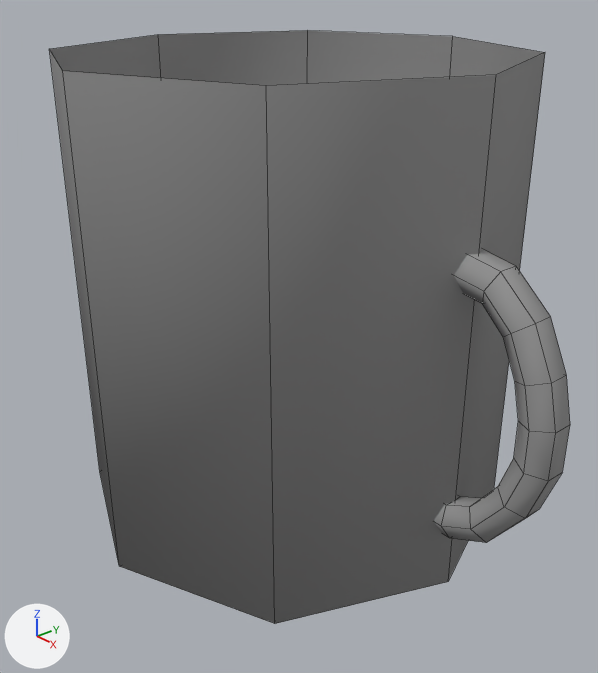
Before and after pictures for a commit that changed the Blender file client_001/libs/artefakte/tace.blend.
Rendered twice from a camera (50 mm lens) standing at (2.1, -1.8, 1.89) and looking at (0.19, -0.14, 0.73). Arrows for +X, +Y and +Z are at lower left; the lights stay in place. Mesh edges are drawn as thin lines.

In view in the first picture: 'Tace'.
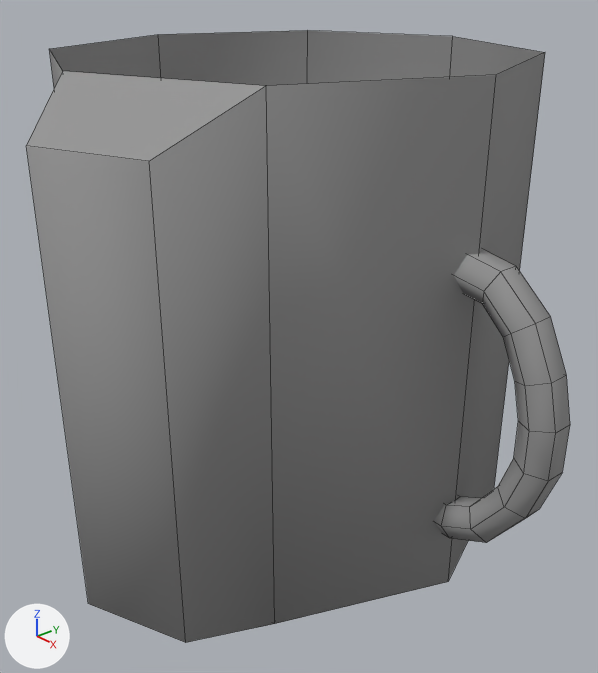
Changed parts and their boxes [x1, y1, x2, y2] in the pictures (598 x 673 px):
'Tace', reshaped
    before: [49, 30, 570, 624]
    after: [26, 30, 570, 643]
part 1 of me_cylinder_001, built on
    before: [63, 71, 275, 624]
    after: [26, 71, 275, 643]

Patch to the scene script:
```diff
--- a/client_001/libs/artefakte/tace.blend.py
+++ b/client_001/libs/artefakte/tace.blend.py
@@ me_cylinder_001 @@
 me_cylinder_001.from_pydata(...)  # 77 vertices, 70 faces; spans x -0.79..1.11, y -0.79..0.79, z 0.0..1.62
 # used by ob_tace; location = (0.0, 0.0, 0.0)
 # verts and faces of me_cylinder_001; kept vertices keep their numbers, new ones are numbered from 77
 # before: 66 (0.56, -0.56, 0.0) at pixel (274, 623), 67 (0.56, -0.56, 1.62) at pixel (266, 85), 68 (0.0, -0.79, 0.0) at pixel (119, 566), 69 (0.0, -0.79, 1.62) at pixel (62, 70)
+# me_cylinder_001 part 1
+delete_faces([(66, 67, 69, 68)])
+verts[77] = (0.55, -0.88, 0.13)  # pixel (185, 642)
+verts[78] = (0.55, -0.88, 1.49)  # pixel (149, 161)
+verts[79] = (0.23, -1.01, 0.13)  # pixel (88, 603)
+verts[80] = (0.23, -1.01, 1.49)  # pixel (26, 145)
+faces += [(66, 77, 79, 68), (77, 78, 80, 79), (68, 79, 80, 69), (66, 67, 78, 77)]  # smooth
+faces += [(67, 69, 80, 78)]
 me_cylinder_001.materials.append(mat_tace)
```
